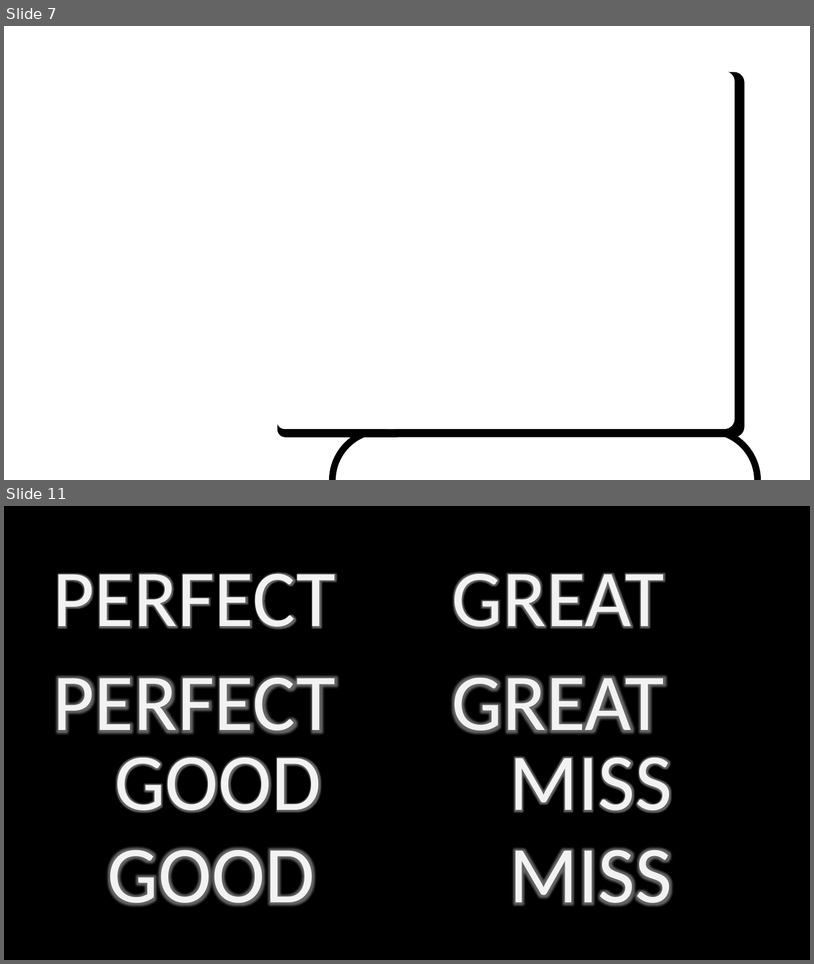
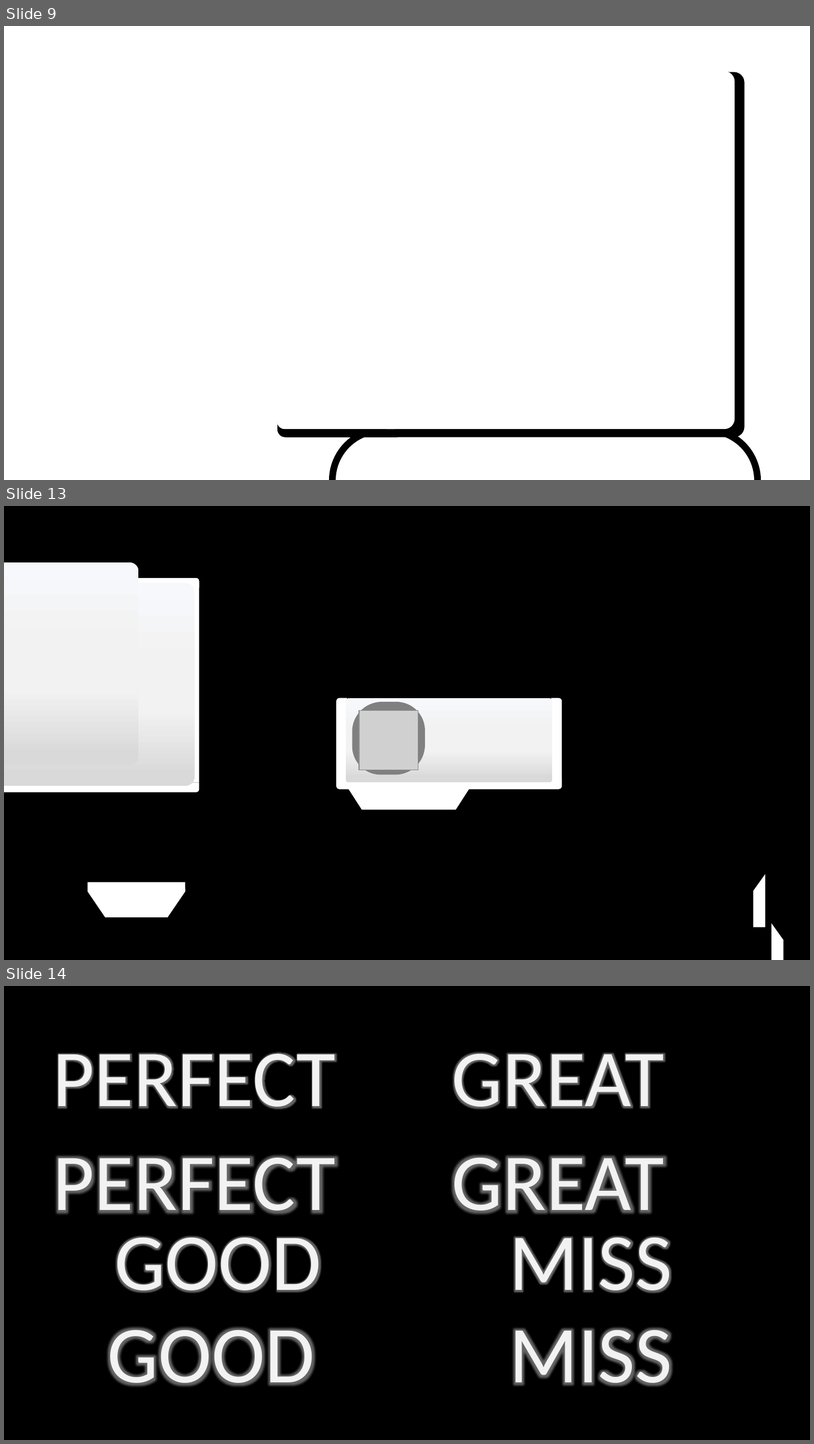
Before and after one commit to YuukiReiya/RhythmGame, a slide deck: resource.pptx. Shown one above the other, each under a label of ours: slides 7 and 11 before the commit, slides 9, 13 and 14 after it; the slides between them are not shown. The pictures are 814x964 and 814x1444 pixels, drawn with LibreOffice and Linux fonts; fonts in the diff are those of the drawing; grey boxes stand for pictures. Boxes give left, top, right and bottom in pixels: in the first picture for what was removed or moved away, otherwise in the second. Text is boxed around its words. In the diff, an @@ line names an element or a change of style, - is before the commit and + after.

```diff
--- a/resource.pptx
+++ b/resource.pptx
@@ slide 13 added at box(4, 506, 810, 960), background #000000 @@
@@ rounded rectangle added at box(4, 562, 139, 765), fill gradient #F6F8FC to #F2F2F2 to #D9D9D9 @@
@@ group added at box(4, 578, 200, 792): 2 round same rects, 1 round rect, 1 rounded rectangle @@
@@ round same rect added at box(336, 698, 347, 788), fill #FFFFFF @@
@@ rounded rectangle added at box(346, 698, 552, 783), fill gradient #F6F8FC to #F2F2F2 to #D9D9D9 @@
@@ round diag rect added at box(353, 702, 425, 774), fill #808080 @@
@@ round same rect added at box(551, 698, 562, 788), fill #FFFFFF @@
@@ picture added at box(359, 711, 419, 770) @@
@@ round same rect added at box(337, 778, 563, 789), fill #FFFFFF @@
@@ freeform shape added at box(345, 783, 410, 810), fill #FFFFFF @@
@@ freeform shape added at box(410, 783, 474, 810), fill #FFFFFF @@
@@ freeform shape added at box(87, 882, 185, 918), fill #FFFFFF @@
@@ freeform shape added at box(753, 874, 765, 927), fill #FFFFFF @@
@@ freeform shape added at box(771, 923, 784, 960), fill #FFFFFF @@
@@ what was slide 7 is now slide 9 @@
@@ what was slide 11 is now slide 14 @@
```
Also in this commit, not shown: 2 slides changed, 5 other slides added, 2 slides removed.
